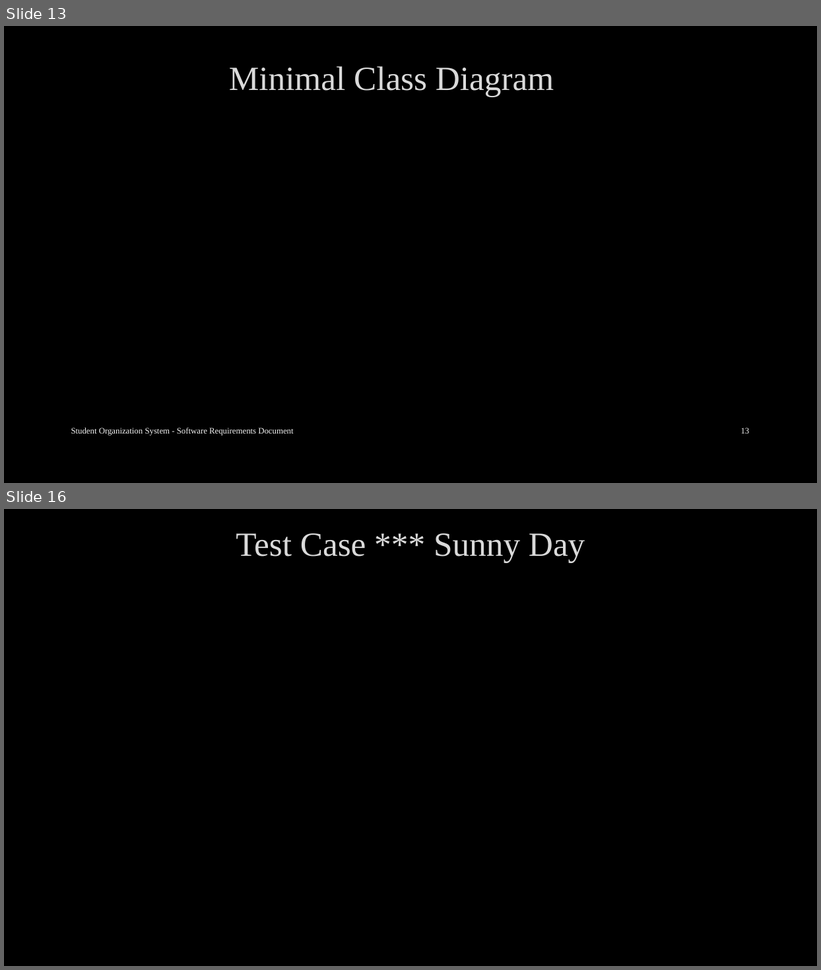
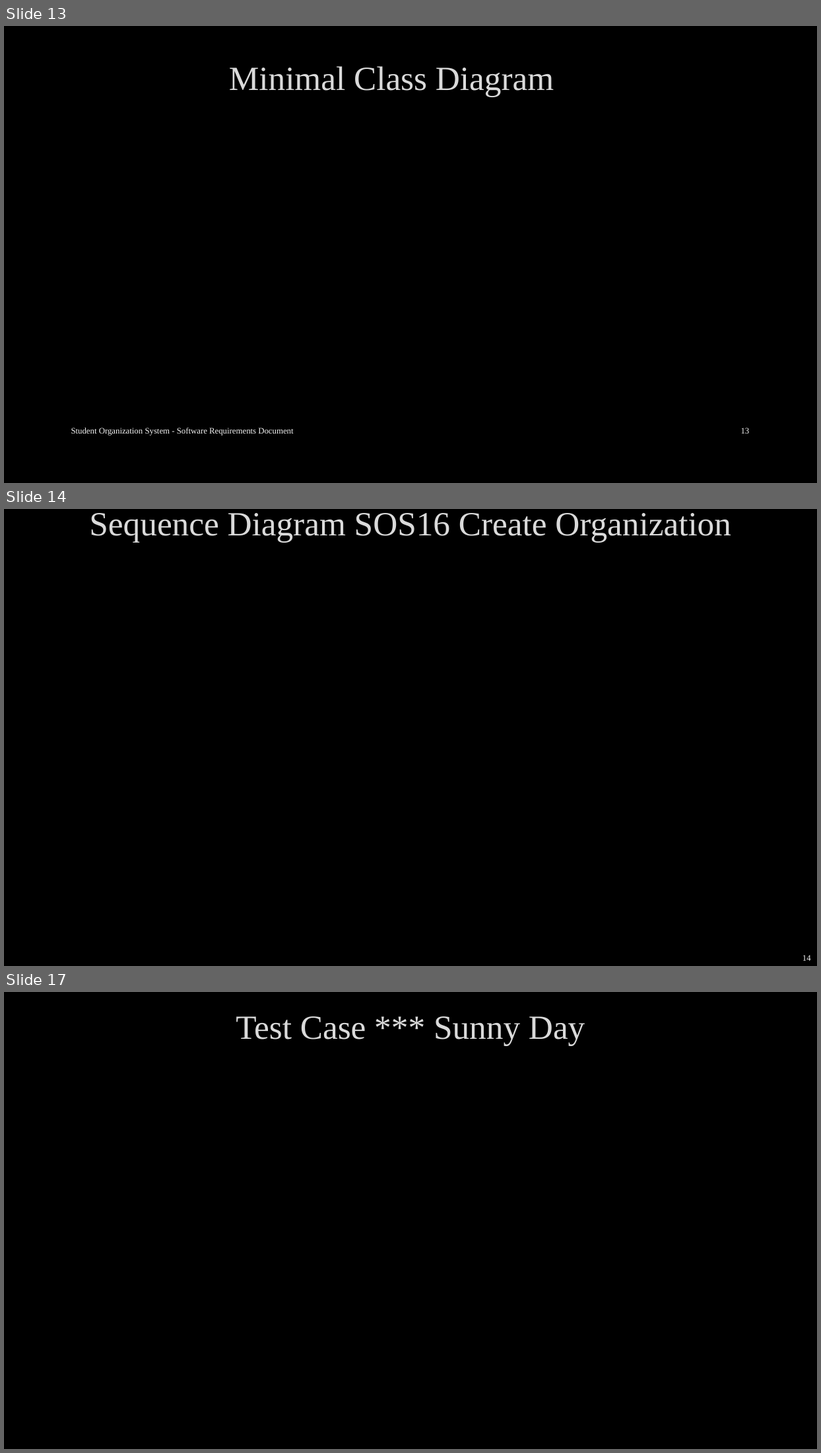
Before and after one commit to arocho032/CEN4010-Team-5, a slide deck: specifications/deliv3/SOS Deliverable Final Presentation.pptx. Shown one above the other, each under a label of ours: slides 13 and 16 before the commit, slides 13, 14 and 17 after it; the slides between them are not shown. The pictures are 821x970 and 821x1453 pixels, drawn with LibreOffice and Linux fonts; fonts in the diff are those of the drawing; background and template pictures are left out. Boxes give left, top, right and bottom in pixels: in the first picture for what was removed or moved away, otherwise in the second. Text is boxed around its words. In the diff, an @@ line names an element or a change of style, - is before the commit and + after.

```diff
--- a/specifications/deliv3/SOS Deliverable Final Presentation.pptx
+++ b/specifications/deliv3/SOS Deliverable Final Presentation.pptx
@@ slide 14 added at bbox=[4, 509, 817, 966], background picture (left out) @@
@@ title added at bbox=[89, 513, 731, 543], 40 pt, text #DADADA @@
+Sequence Diagram SOS16 Create Organization
@@ page number added at bbox=[803, 955, 811, 961], 10 pt, text #F2F2F2 @@
+14
@@ what was slide 16 is now slide 17 @@
```
Also in this commit, not shown: 2 other slides added, 2 slides removed, 1 other file.
